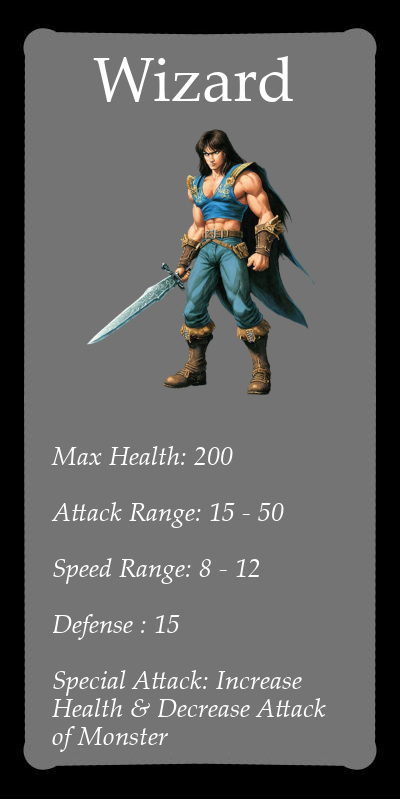
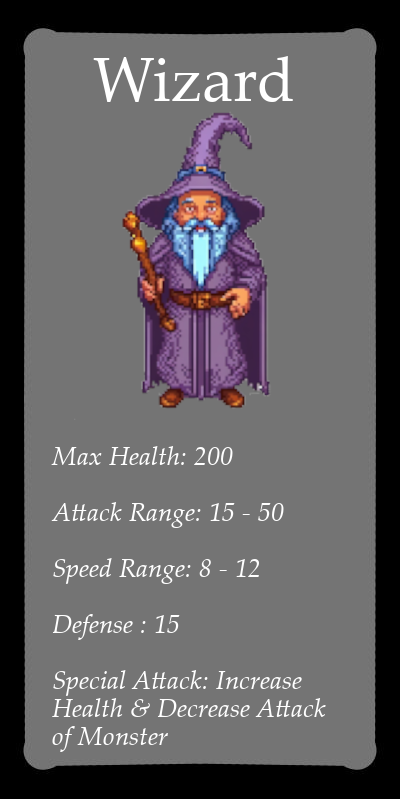
Layers edited between the first and the second 400 x 800 image:
renamed "17319095941011a8c90s0.png #1" to "wizard.png", painted on it over (74, 111, 315, 420)
